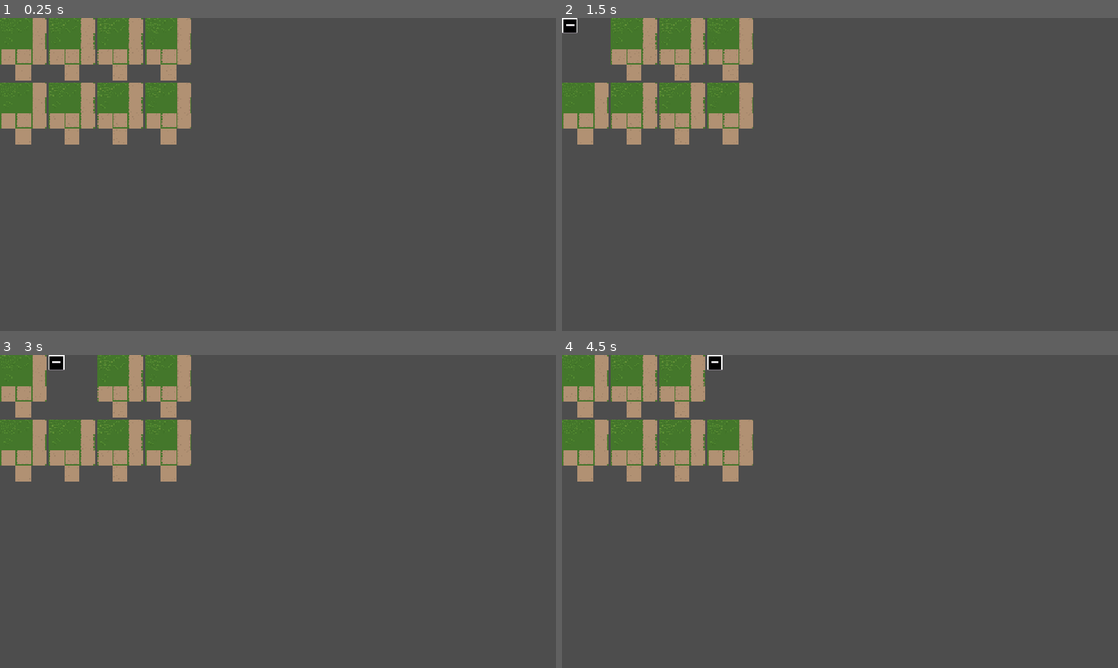
Above: before the commit, frames 1-4 (two rows, left to right).
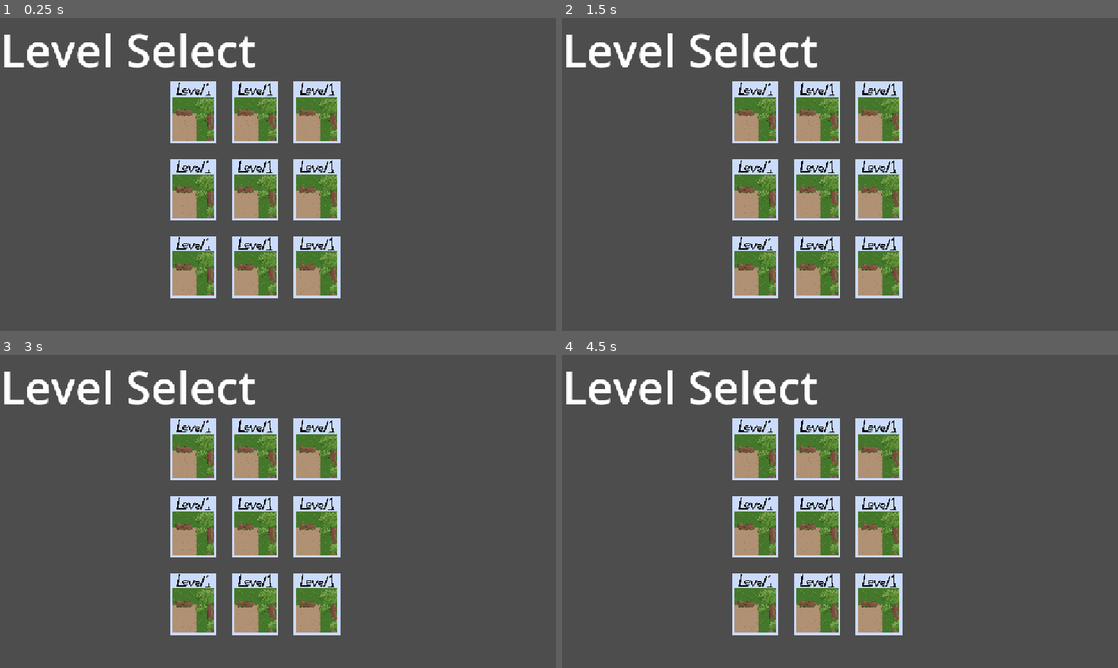
Above: after the commit, the same moments.

Repository: SethDotOrg/smallgame
Game: Godot game, scene res://Scenes/UI/LevelSelect.tscn
The game is run twice, just before and just after one commit, with the same random seed, the same clock (stepped at 60 frames per second) and the same inputs. This scene is started directly instead of the project's main scene.
Inputs (mouse positions are in pixels of both pictures, inside the frame that each line leads up to; where the layout moved, square brackets give the same spot in the first picture):
- Up to frame 1 (0.25 s): no input
- Up to frame 2 (1.5 s): click (878, 265) at 0.52 s; click (756, 111) [584, 49] at 1.25 s
- Up to frame 3 (3 s): click (194, 448) [22, 386] at 2 s; click (255, 448) [72, 386] at 2.75 s
- Up to frame 4 (4.5 s): click (878, 448) [684, 386] at 3.5 s; click (756, 527) [728, 386] at 4.25 s

The runs differ from the first frame. In frame 1, 26% of the frame differs, in the area x 0-62%, y 0-90%; in frame 2, 25%; in frame 3, 25%; in frame 4, 25%.

Commit message:
work on template for level select buttons

Diff:
--- a/Scenes/UI/LevelSelect.tscn
+++ b/Scenes/UI/LevelSelect.tscn
@@ -1,8 +1,6 @@
-[gd_scene load_steps=4 format=3 uid="uid://b7mv57rf7akhi"]
+[gd_scene load_steps=2 format=3 uid="uid://b7mv57rf7akhi"]
 
-[ext_resource type="Texture2D" uid="uid://crdfaj0r3d6ol" path="res://Sprites/Environment/TileSetForest.png" id="1_pakyl"]
-[ext_resource type="Texture2D" uid="uid://cmo02xawpn07p" path="res://Sprites/UI/Minus Pressed.png" id="2_sctym"]
-[ext_resource type="Texture2D" uid="uid://dsve8q0hvvhf7" path="res://Sprites/UI/Minus Unpressed Focussed.png" id="3_ndxgi"]
+[ext_resource type="Texture2D" uid="uid://dhg72adi4gw07" path="res://Sprites/UI/Levels/Level1try1.png" id="1_sctym"]
 
 [node name="LevelSelect" type="Control"]
 layout_mode = 3
@@ -16,13 +14,24 @@
 layer = 128
 follow_viewport_scale = 2.0
 
+[node name="Title" type="RichTextLabel" parent="CanvasLayer"]
+offset_right = 1004.0
+offset_bottom = 131.0
+theme_override_font_sizes/normal_font_size = 94
+text = "Level Select"
+
 [node name="GridContainer" type="GridContainer" parent="CanvasLayer"]
 anchors_preset = 15
 anchor_right = 1.0
 anchor_bottom = 1.0
+offset_left = 352.0
+offset_top = 131.0
+offset_right = -448.0
 grow_horizontal = 2
 grow_vertical = 2
-columns = 4
+theme_override_constants/h_separation = 32
+theme_override_constants/v_separation = 32
+columns = 3
 
 [node name="Level1" type="TextureButton" parent="CanvasLayer/GridContainer"]
 custom_minimum_size = Vector2(32, 0)
@@ -31,9 +40,7 @@
 focus_neighbor_top = NodePath("../../BackButtonToOptionsMenu")
 focus_neighbor_right = NodePath("../Plus")
 focus_neighbor_bottom = NodePath("../../MusicVolume/Minus")
-texture_normal = ExtResource("1_pakyl")
-texture_pressed = ExtResource("2_sctym")
-texture_hover = ExtResource("3_ndxgi")
+texture_normal = ExtResource("1_sctym")
 
 [node name="Level2" type="TextureButton" parent="CanvasLayer/GridContainer"]
 custom_minimum_size = Vector2(32, 0)
@@ -42,9 +49,7 @@
 focus_neighbor_top = NodePath("../../BackButtonToOptionsMenu")
 focus_neighbor_right = NodePath("../Plus")
 focus_neighbor_bottom = NodePath("../../MusicVolume/Minus")
-texture_normal = ExtResource("1_pakyl")
-texture_pressed = ExtResource("2_sctym")
-texture_hover = ExtResource("3_ndxgi")
+texture_normal = ExtResource("1_sctym")
 
 [node name="Level3" type="TextureButton" parent="CanvasLayer/GridContainer"]
 custom_minimum_size = Vector2(32, 0)
@@ -53,9 +58,7 @@
 focus_neighbor_top = NodePath("../../BackButtonToOptionsMenu")
 focus_neighbor_right = NodePath("../Plus")
 focus_neighbor_bottom = NodePath("../../MusicVolume/Minus")
-texture_normal = ExtResource("1_pakyl")
-texture_pressed = ExtResource("2_sctym")
-texture_hover = ExtResource("3_ndxgi")
+texture_normal = ExtResource("1_sctym")
 
 [node name="Level4" type="TextureButton" parent="CanvasLayer/GridContainer"]
 custom_minimum_size = Vector2(32, 0)
@@ -64,9 +67,7 @@
 focus_neighbor_top = NodePath("../../BackButtonToOptionsMenu")
 focus_neighbor_right = NodePath("../Plus")
 focus_neighbor_bottom = NodePath("../../MusicVolume/Minus")
-texture_normal = ExtResource("1_pakyl")
-texture_pressed = ExtResource("2_sctym")
-texture_hover = ExtResource("3_ndxgi")
+texture_normal = ExtResource("1_sctym")
 
 [node name="Level5" type="TextureButton" parent="CanvasLayer/GridContainer"]
 custom_minimum_size = Vector2(32, 0)
@@ -75,9 +76,7 @@
 focus_neighbor_top = NodePath("../../BackButtonToOptionsMenu")
 focus_neighbor_right = NodePath("../Plus")
 focus_neighbor_bottom = NodePath("../../MusicVolume/Minus")
-texture_normal = ExtResource("1_pakyl")
-texture_pressed = ExtResource("2_sctym")
-texture_hover = ExtResource("3_ndxgi")
+texture_normal = ExtResource("1_sctym")
 
 [node name="Level6" type="TextureButton" parent="CanvasLayer/GridContainer"]
 custom_minimum_size = Vector2(32, 0)
@@ -86,9 +85,7 @@
 focus_neighbor_top = NodePath("../../BackButtonToOptionsMenu")
 focus_neighbor_right = NodePath("../Plus")
 focus_neighbor_bottom = NodePath("../../MusicVolume/Minus")
-texture_normal = ExtResource("1_pakyl")
-texture_pressed = ExtResource("2_sctym")
-texture_hover = ExtResource("3_ndxgi")
+texture_normal = ExtResource("1_sctym")
 
 [node name="Level7" type="TextureButton" parent="CanvasLayer/GridContainer"]
 custom_minimum_size = Vector2(32, 0)
@@ -97,9 +94,7 @@
 focus_neighbor_top = NodePath("../../BackButtonToOptionsMenu")
 focus_neighbor_right = NodePath("../Plus")
 focus_neighbor_bottom = NodePath("../../MusicVolume/Minus")
-texture_normal = ExtResource("1_pakyl")
-texture_pressed = ExtResource("2_sctym")
-texture_hover = ExtResource("3_ndxgi")
+texture_normal = ExtResource("1_sctym")
 
 [node name="Level8" type="TextureButton" parent="CanvasLayer/GridContainer"]
 custom_minimum_size = Vector2(32, 0)
@@ -108,6 +103,13 @@
 focus_neighbor_top = NodePath("../../BackButtonToOptionsMenu")
 focus_neighbor_right = NodePath("../Plus")
 focus_neighbor_bottom = NodePath("../../MusicVolume/Minus")
-texture_normal = ExtResource("1_pakyl")
-texture_pressed = ExtResource("2_sctym")
-texture_hover = ExtResource("3_ndxgi")
+texture_normal = ExtResource("1_sctym")
+
+[node name="Level9" type="TextureButton" parent="CanvasLayer/GridContainer"]
+custom_minimum_size = Vector2(32, 0)
+layout_mode = 2
+focus_neighbor_left = NodePath("../Plus")
+focus_neighbor_top = NodePath("../../BackButtonToOptionsMenu")
+focus_neighbor_right = NodePath("../Plus")
+focus_neighbor_bottom = NodePath("../../MusicVolume/Minus")
+texture_normal = ExtResource("1_sctym")
Binary file added: Sprites/UI/Levels/Level1try1.png
Not shown, added: Sprites/UI/Levels/Level1try1.png.import
